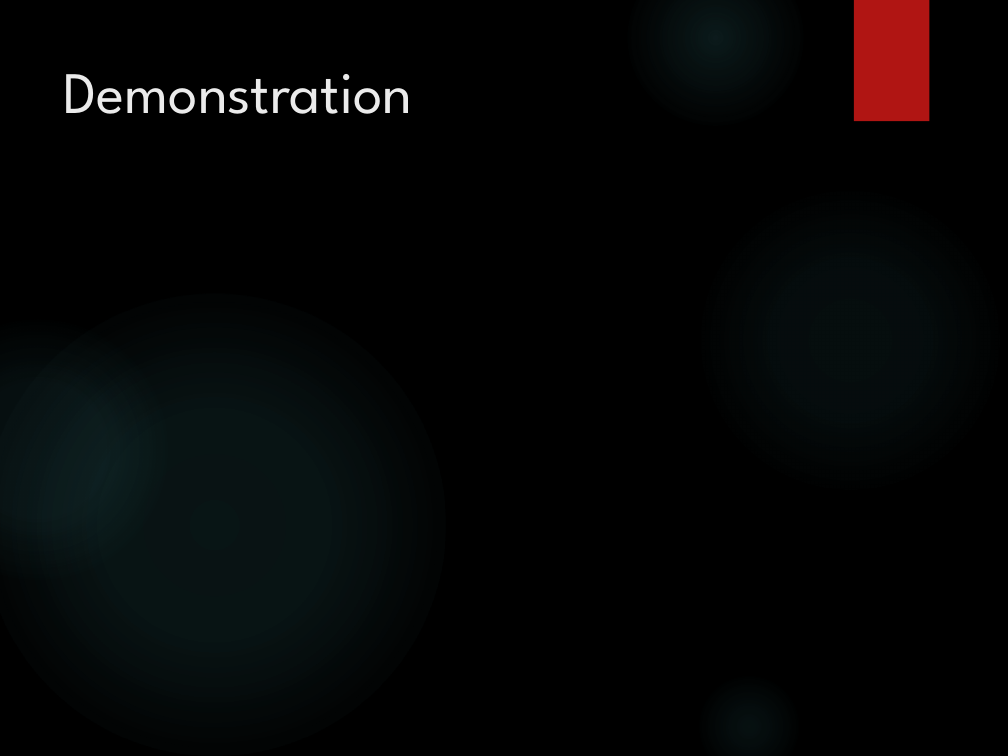
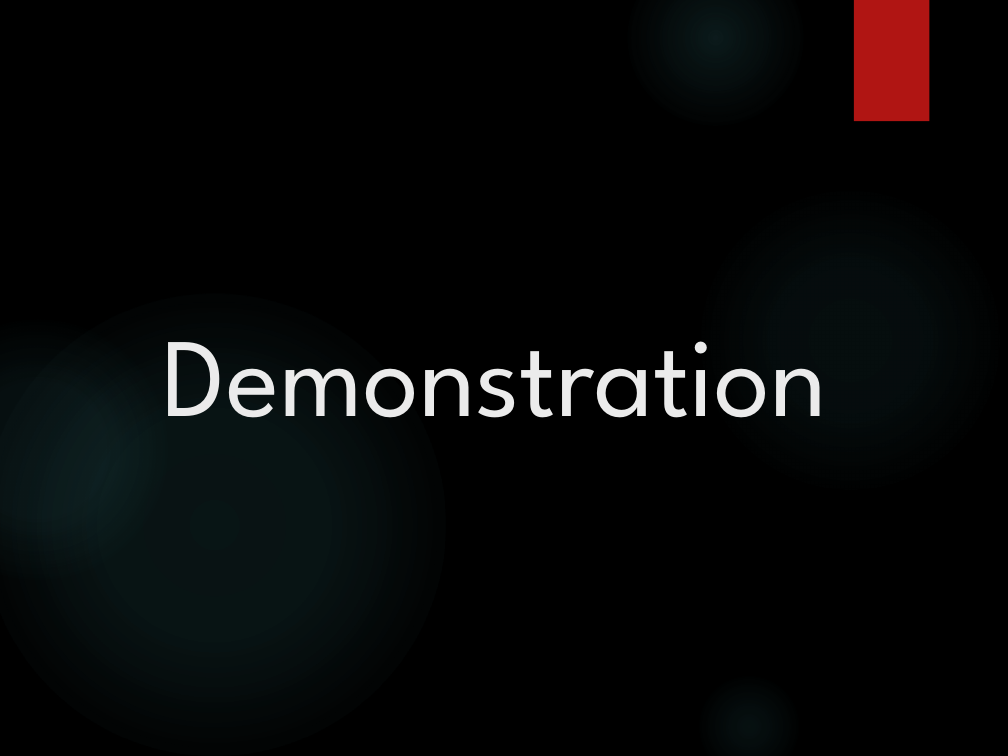
Before and after one commit to seancoogan/vtk_dynamic_color, a slide deck: slide 20 of MSIM741_slides_BARBACHEM_COOGAN.pptx (slide 10 before the commit). Drawn at 1008x756 pixels with LibreOffice and Linux fonts; fonts in the diff are those of the drawing; background and template pictures are left out. Boxes give left, top, right and bottom in pixels: in the first picture for what was removed or moved away, otherwise in the second. Text is boxed around its words. In the diff, an @@ line names an element or a change of style, - is before the commit and + after.

```diff
--- a/MSIM741_slides_BARBACHEM_COOGAN.pptx
+++ b/MSIM741_slides_BARBACHEM_COOGAN.pptx
@@ title "Demonstration": place and size @@
-title "Demonstration" at box(63, 74, 412, 114)
+title "Demonstration" at box(163, 341, 828, 418)
@@ title "Demonstration" at box(163, 341, 828, 418): size 42 to 80 pt; alignment left to centre @@
```
Also in this commit, not shown: 1 other slide changed, 11 slides added, 3 slides removed.
